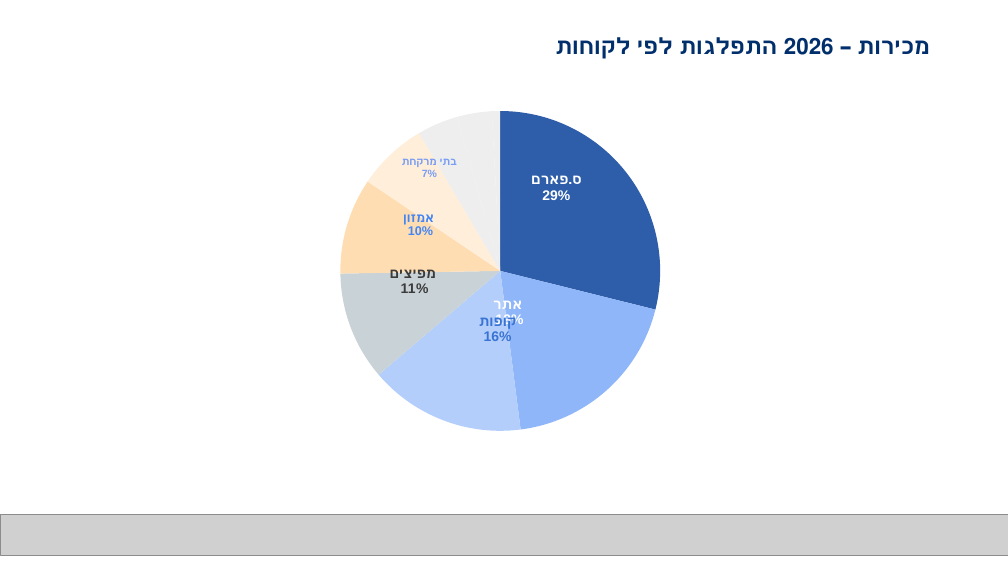
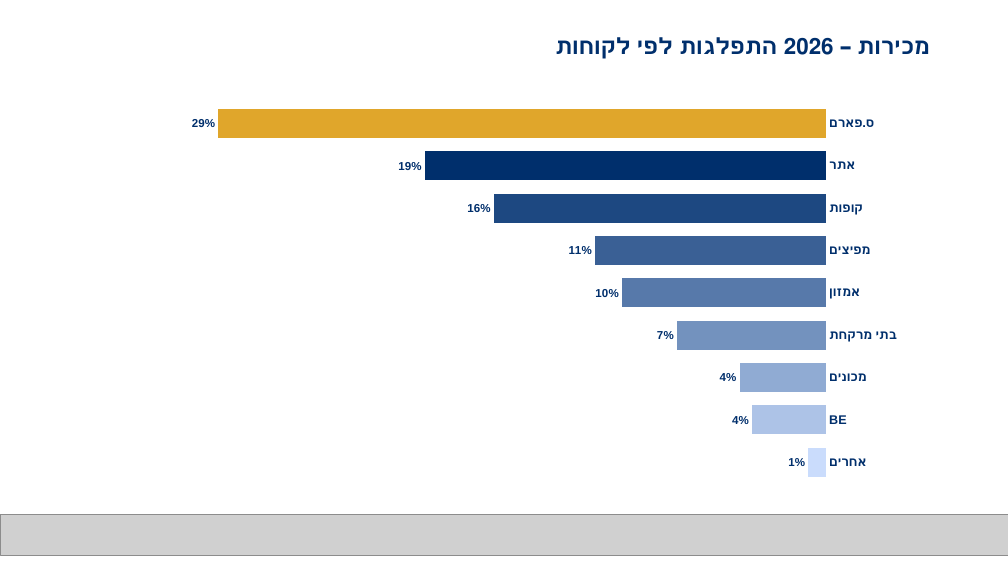
Before and after one commit to 1eyalsadot/the-5-agents, a slide deck: slide 4 of svetlana/outputs/2026-10-27-מכירות-סטטוס-ותחזית-2026-V2.pptx. Drawn at 1008x567 pixels with LibreOffice and Linux fonts; fonts in the diff are those of the drawing; grey boxes stand for pictures. Boxes give left, top, right and bottom in pixels: in the first picture for what was removed or moved away, otherwise in the second. Text is boxed around its words. In the diff, an @@ line names an element or a change of style, - is before the commit and + after.

```diff
--- a/svetlana/outputs/2026-10-27-מכירות-סטטוס-ותחזית-2026-V2.pptx
+++ b/svetlana/outputs/2026-10-27-מכירות-סטטוס-ותחזית-2026-V2.pptx
@@ pie chart at bbox=[95, 95, 913, 492] @@
@@ pie chart to bar chart @@
-Series 1: 29, 19, 16, 11, 10, 7, 4, 4, 1
+Series 1: 0.29, 0.19, 0.16, 0.11, 0.1, 0.07, 0.04, 0.04, 0.01
@@ data labels of Series 1 changed @@
@@ colours of single points changed @@
@@ category axis changed @@
@@ value axis changed @@
@@ bar spacing changed @@
@@ bar chart: place and size @@
-bar chart at bbox=[155, 97, 834, 470]
+bar chart at bbox=[95, 95, 913, 492]
```
